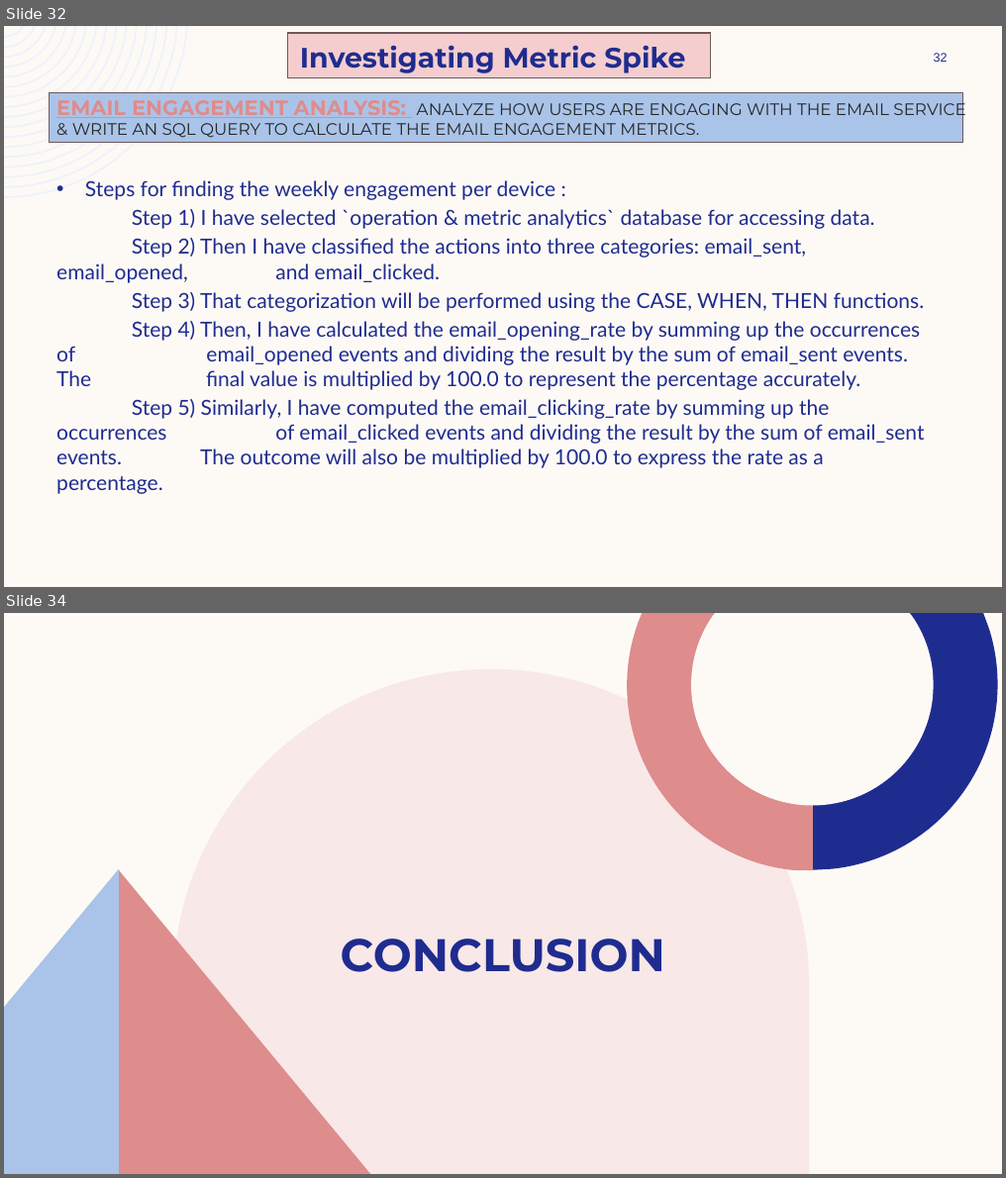
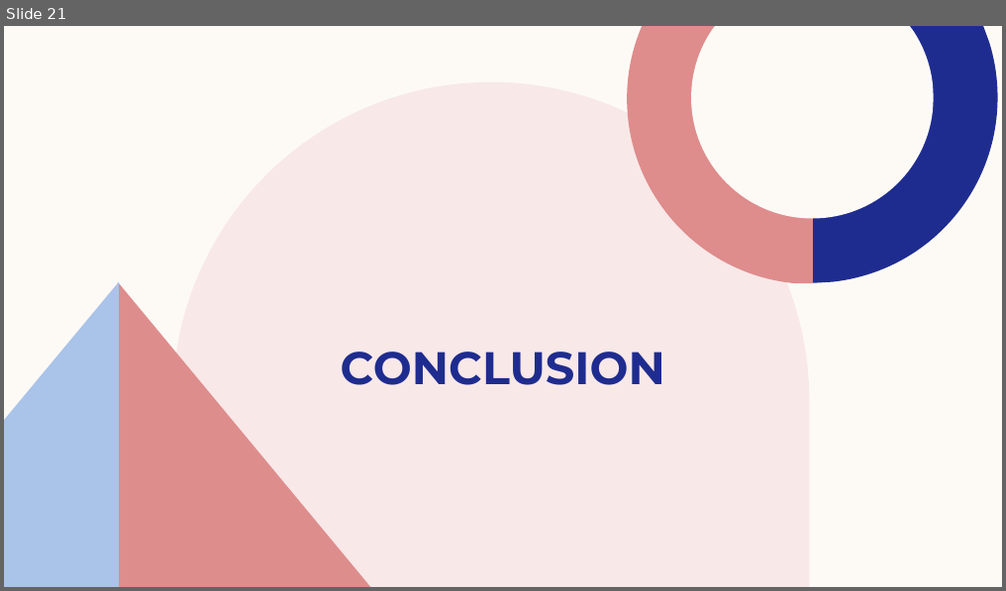
Before and after one commit to ShindeYash/Hiring_Process_Analytics, a slide deck: Report - Hiring_Process_Analytics.pptx. Shown one above the other, each under a label of ours: slides 32 and 34 before the commit, slide 21 after it; the slides between them are not shown. The pictures are 1006x1178 and 1006x591 pixels, drawn with LibreOffice and Linux fonts; fonts in the diff are those of the drawing. Boxes give left, top, right and bottom in pixels: in the first picture for what was removed or moved away, otherwise in the second. Text is boxed around its words. In the diff, an @@ line names an element or a change of style, - is before the commit and + after.

```diff
--- a/Report - Hiring_Process_Analytics.pptx
+++ b/Report - Hiring_Process_Analytics.pptx
@@ slide 32 removed at (4, 26, 1002, 587), background #FDFAF6 @@
@@ freeform shape removed at (4, 26, 187, 198) @@
@@ rectangle removed at (288, 33, 711, 77) @@
@@ text removed at (300, 45, 685, 74) @@
-Investigating Metric Spike
@@ page number removed at (934, 53, 947, 62) @@
-32
@@ rectangle removed at (49, 93, 962, 143) @@
@@ title removed at (56, 98, 965, 138) @@
-EMAIL ENGAGEMENT ANALYSIS: ANALYZE HOW USERS ARE ENGAGING WITH THE EMAIL SERVICE & WRITE AN SQL QUERY TO CALCULATE THE EMAIL ENGAGEMENT METRICS.
@@ text removed at (56, 180, 925, 494) @@
-• Steps for finding the weekly engagement per device :
-Step 1) I have selected `operation & metric analytics` database for accessing data.
-Step 2) Then I have classified the actions into three categories: email_sent, email_opened, and email_clicked.
-Step 3) That categorization will be performed using the CASE, WHEN, THEN functions.
-Step 4) Then, I have calculated the email_opening_rate by summing up the occurrences of email_opened events and dividing the result by the sum of email_sent events. The final value is multiplied by 100.0 to represent the percentage accurately.
-Step 5) Similarly, I have computed the email_clicking_rate by summing up the occurrences of email_clicked events and dividing the result by the sum of email_sent events. The outcome will also be multiplied by 100.0 to express the rate as a percentage.
@@ what was slide 34 is now slide 21 @@
```
Also in this commit, not shown: 2 slides changed, 5 slides added, 17 other slides removed, 1 other file.
